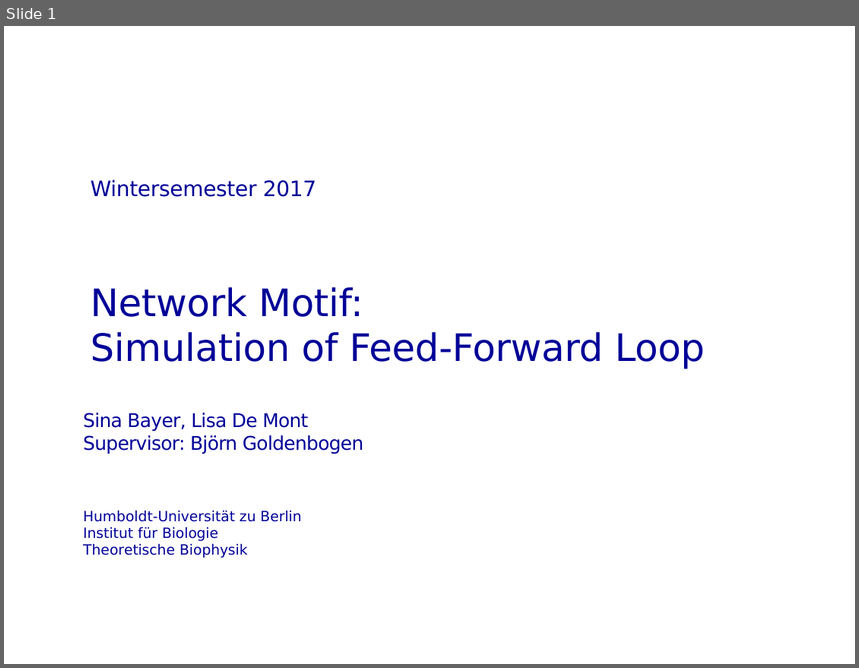
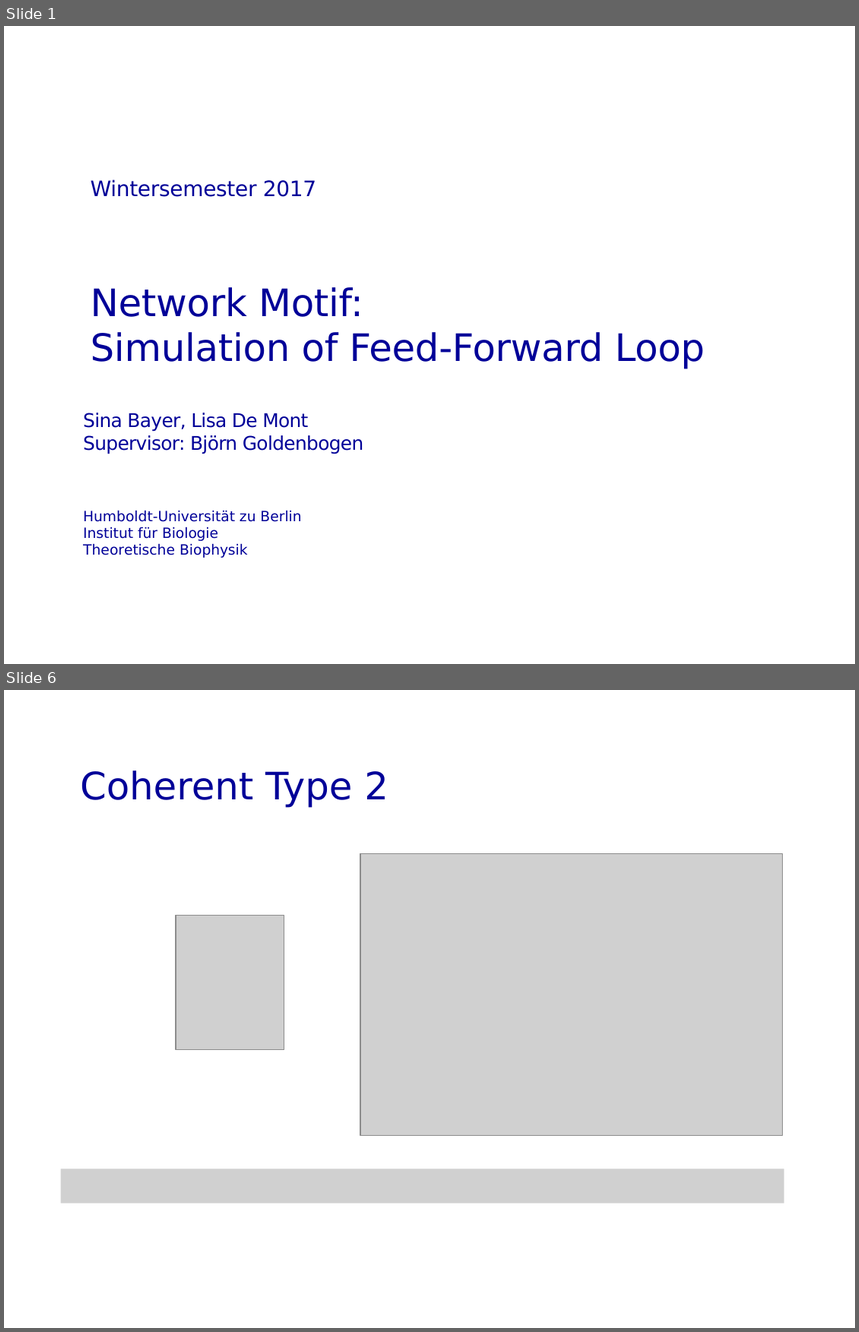
Before and after one commit to montelis/Feed-Forward-Loop, a slide deck: Feed Forward Loop Presentation.pptx. Shown one above the other, each under a label of ours: slide 1 before the commit, slides 1 and 6 after it; the slides between them are not shown. The pictures are 859x668 and 859x1332 pixels, drawn with LibreOffice and Linux fonts; fonts in the diff are those of the drawing; grey boxes stand for pictures; background and template pictures are left out. Boxes give left, top, right and bottom in pixels: in the first picture for what was removed or moved away, otherwise in the second. Text is boxed around its words. In the diff, an @@ line names an element or a change of style, - is before the commit and + after.

```diff
--- a/Feed Forward Loop Presentation.pptx
+++ b/Feed Forward Loop Presentation.pptx
@@ slide 6 added at box(4, 690, 855, 1328), background #FFFFFF @@
@@ title added at box(80, 771, 389, 808), 32 pt, text #000098 @@
+Coherent Type 2
@@ picture added at box(360, 854, 783, 1136) @@
@@ picture added at box(176, 916, 284, 1049) @@
@@ picture added at box(61, 1170, 785, 1203) @@
```
Also in this commit, not shown: 3 slides changed, 11 other slides added, 6 slides removed.
